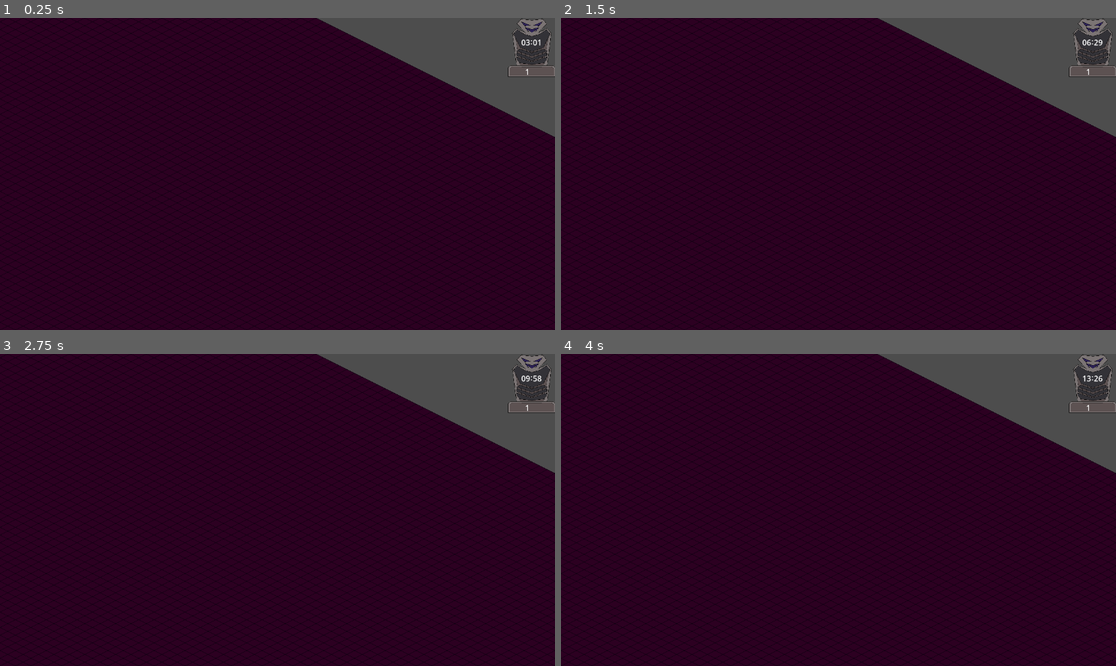
Above: before the commit, frames 1-4 (two rows, left to right).
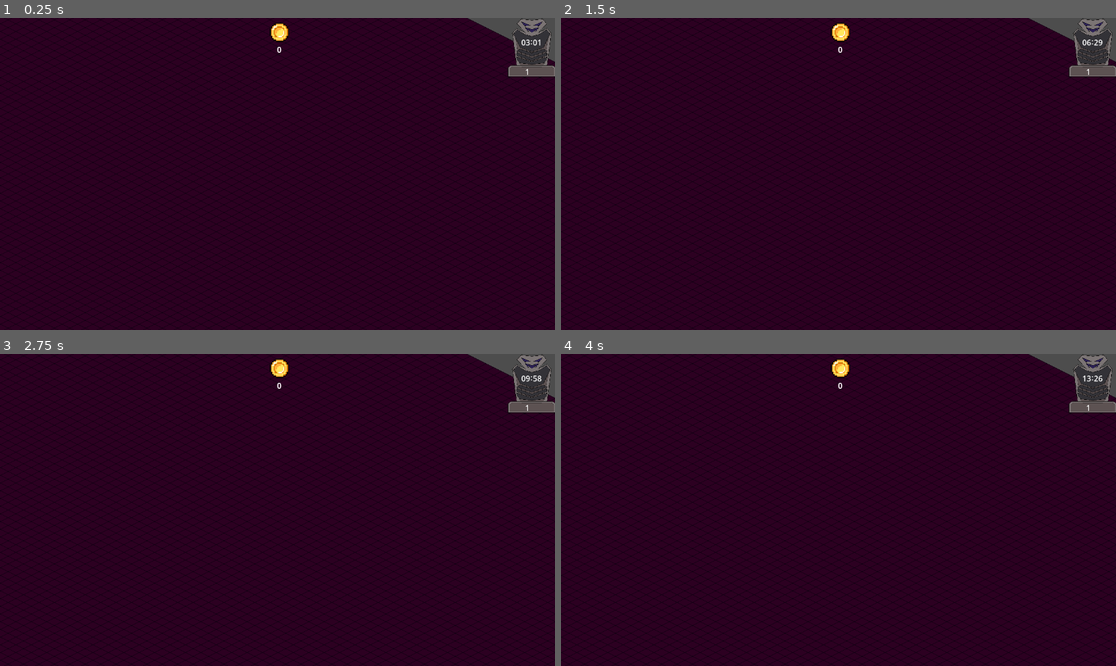
Above: after the commit, the same moments.

Repository: JontanKhuu/Ramen
Game: Godot game, scene res://World/world.tscn
Same seed, same stepped clock (60 frames per second), same inputs: the game is played once before the commit and once after it.
Inputs (mouse positions are in pixels of both pictures, inside the frame that each line leads up to):
- Up to frame 1 (0.25 s): no input
- Up to frame 2 (1.5 s): tap Enter at 0.5 s; move the mouse to (960, 158) at 0.52 s; click (960, 158) at 0.67 s; tap Space at 1.25 s; move the mouse to (727, 189) at 1.27 s; click (727, 189) at 1.42 s
- Up to frame 3 (2.75 s): tap Enter at 2 s; move the mouse to (333, 441) at 2.02 s; click (333, 441) at 2.17 s
- Up to frame 4 (4 s): tap Space at 2.75 s; move the mouse to (810, 572) at 2.77 s; click (810, 572) at 2.92 s; tap Enter at 3.5 s; move the mouse to (1005, 556) at 3.52 s; click (1005, 556) at 3.67 s

The runs differ from the first frame. In frame 1, 10% of the frame differs, in the area x 0-100%, y 0-100%; in frame 2, 10%; in frame 3, 10%; in frame 4, 10%.

Commit message:
ResourceTrackerDisplay
A display has been added but theres not an exact resource to track, the Ui is existent however.

Diff:
--- /dev/null
+++ b/World/UI Assets/ResourceTrack/Scripts/resource_tracka.gd
@@ -0,0 +1 @@
+extends VBoxContainer
--- a/World/world.tscn
+++ b/World/world.tscn
@@ -1,10 +1,12 @@
-[gd_scene load_steps=9 format=3 uid="uid://b7j3lm2yhyfp8"]
+[gd_scene load_steps=11 format=3 uid="uid://b7j3lm2yhyfp8"]
 
 [ext_resource type="Script" uid="uid://bpqpddcn0ivte" path="res://World/UI Assets/Calendar/Scripts/Calendar/directional_light_2d.gd" id="1_j8job"]
 [ext_resource type="Script" uid="uid://cc7l2f6hcr6ka" path="res://World/UI Assets/Calendar/Scripts/Calendar/time_system.gd" id="2_3f78f"]
 [ext_resource type="Script" uid="uid://cs3tjofpk4ng3" path="res://World/UI Assets/Calendar/Scripts/Calendar/date_time.gd" id="3_k8do8"]
 [ext_resource type="PackedScene" uid="uid://x0fj4b75fxgn" path="res://World/UI Assets/Calendar/Calendar.tscn" id="4_3f78f"]
 [ext_resource type="PackedScene" uid="uid://diuxg5omwl2tu" path="res://TileMap/tile_map.tscn" id="5_k8do8"]
+[ext_resource type="Texture2D" uid="uid://cctvi8owi317h" path="res://World/UI Assets/ResourceTrack/Assets/tempgold.png" id="6_bkhv4"]
+[ext_resource type="Script" uid="uid://cls7seatrex6l" path="res://World/UI Assets/ResourceTrack/Scripts/resource_tracka.gd" id="6_yf0ba"]
 
 [sub_resource type="Resource" id="Resource_bkhv4"]
 script = ExtResource("3_k8do8")
@@ -54,6 +56,62 @@
 time_system = NodePath("../TimeSystem")
 
 [node name="TileMap" parent="." instance=ExtResource("5_k8do8")]
+position = Vector2(81, -116)
+
+[node name="CanvasLayer2" type="CanvasLayer" parent="."]
+
+[node name="GUI" type="Control" parent="CanvasLayer2"]
+layout_mode = 3
+anchors_preset = 15
+anchor_right = 1.0
+anchor_bottom = 1.0
+grow_horizontal = 2
+grow_vertical = 2
+
+[node name="MarginContainer" type="MarginContainer" parent="CanvasLayer2/GUI"]
+layout_mode = 2
+offset_left = 560.0
+offset_right = 600.0
+offset_bottom = 67.0
+theme_override_constants/margin_left = 0
+theme_override_constants/margin_top = 10
+theme_override_constants/margin_right = 0
+
+[node name="ResourceTracka" type="VBoxContainer" parent="CanvasLayer2/GUI/MarginContainer"]
+layout_mode = 2
+script = ExtResource("6_yf0ba")
+
+[node name="TextureRect" type="TextureRect" parent="CanvasLayer2/GUI/MarginContainer/ResourceTracka"]
+layout_mode = 2
+texture = ExtResource("6_bkhv4")
+expand_mode = 4
+
+[node name="Label" type="Label" parent="CanvasLayer2/GUI/MarginContainer/ResourceTracka"]
+layout_mode = 2
+text = "0"
+horizontal_alignment = 1
+
+[node name="MarginContainer2" type="MarginContainer" parent="CanvasLayer2/GUI"]
+offset_left = 560.0
+offset_right = 600.0
+offset_bottom = 67.0
+theme_override_constants/margin_left = 0
+theme_override_constants/margin_top = 10
+theme_override_constants/margin_right = 0
+
+[node name="ResourceTracka" type="VBoxContainer" parent="CanvasLayer2/GUI/MarginContainer2"]
+layout_mode = 2
+script = ExtResource("6_yf0ba")
+
+[node name="TextureRect" type="TextureRect" parent="CanvasLayer2/GUI/MarginContainer2/ResourceTracka"]
+layout_mode = 2
+texture = ExtResource("6_bkhv4")
+expand_mode = 4
+
+[node name="Label" type="Label" parent="CanvasLayer2/GUI/MarginContainer2/ResourceTracka"]
+layout_mode = 2
+text = "0"
+horizontal_alignment = 1
 
 [connection signal="updated" from="TimeSystem" to="CanvasLayer/Calendar" method="_on_time_system_updated"]
 [connection signal="updated" from="TimeSystem" to="DirectionalLight2D" method="update"]
Not shown, added: World/UI Assets/ResourceTrack/Assets/an-8-bit-retro-styled-pixel-art-illustration-of-bread-free.png.import
Binary file added: World/UI Assets/ResourceTrack/Assets/tempgold.png
Not shown, added: World/UI Assets/ResourceTrack/Assets/tempgold.png.import
Not shown, added: World/UI Assets/ResourceTrack/Scripts/resource_tracka.gd.uid
